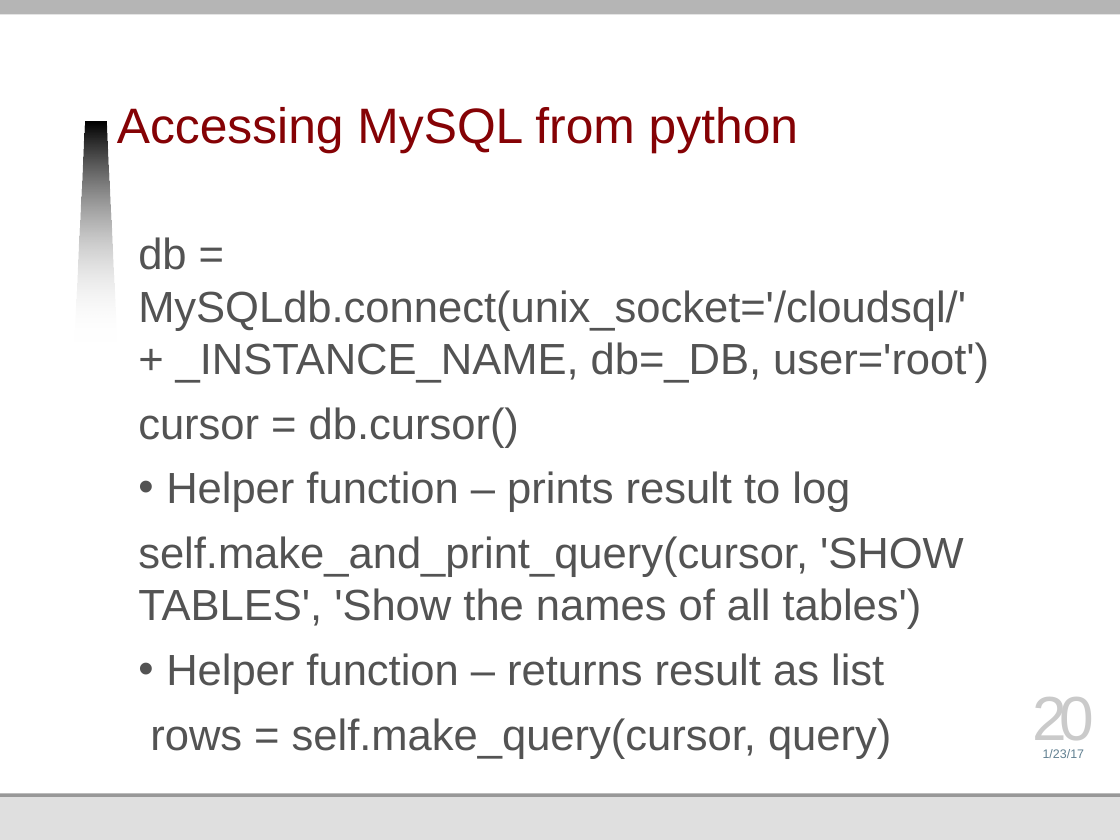
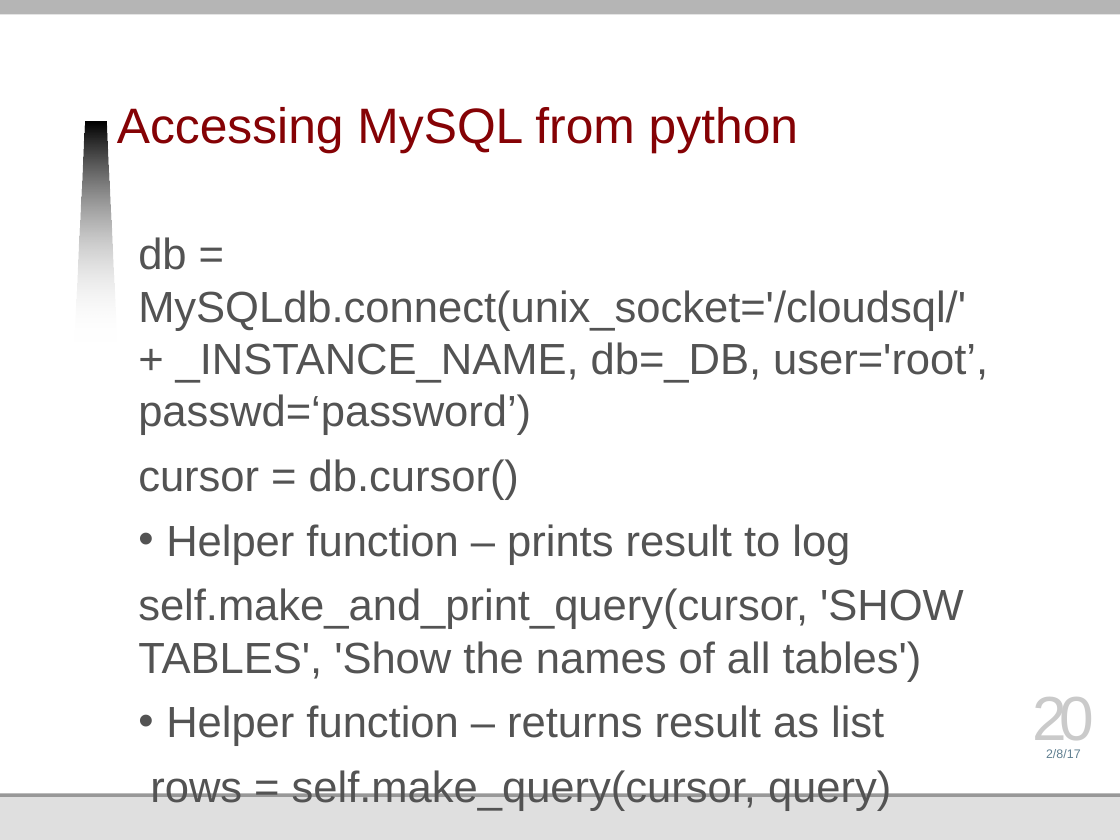
Before and after one commit to jmankoff/data, a slide deck: slide 20 of Lectures/Byte 3 Mobile.pptx. Drawn at 1120x840 pixels with LibreOffice and Linux fonts; fonts in the diff are those of the drawing; background and template pictures are left out. Boxes give left, top, right and bottom in pixels: in the first picture for what was removed or moved away, otherwise in the second. Text is boxed around its words. In the diff, an @@ line names an element or a change of style, - is before the commit and + after.

```diff
--- a/Lectures/Byte 3 Mobile.pptx
+++ b/Lectures/Byte 3 Mobile.pptx
@@ text at (x1=138, y1=237, x2=988, y2=435): text changed @@
-db = MySQLdb.connect(unix_socket='/cloudsql/' + _INSTANCE_NAME, db=_DB, user='root')
+db = MySQLdb.connect(unix_socket='/cloudsql/' + _INSTANCE_NAME, db=_DB, user='root’, passwd=‘password’)
@@ text at (x1=1046, y1=749, x2=1081, y2=758): text changed @@
-1/23/17
+2/8/17
```
Also in this commit, not shown: 22 other slides changed, 1 other file.
